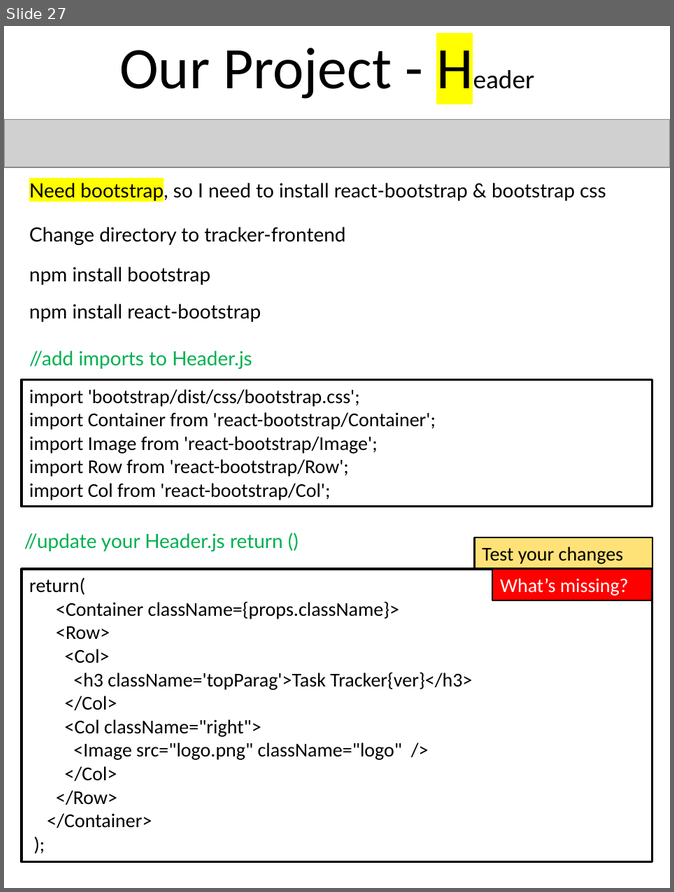
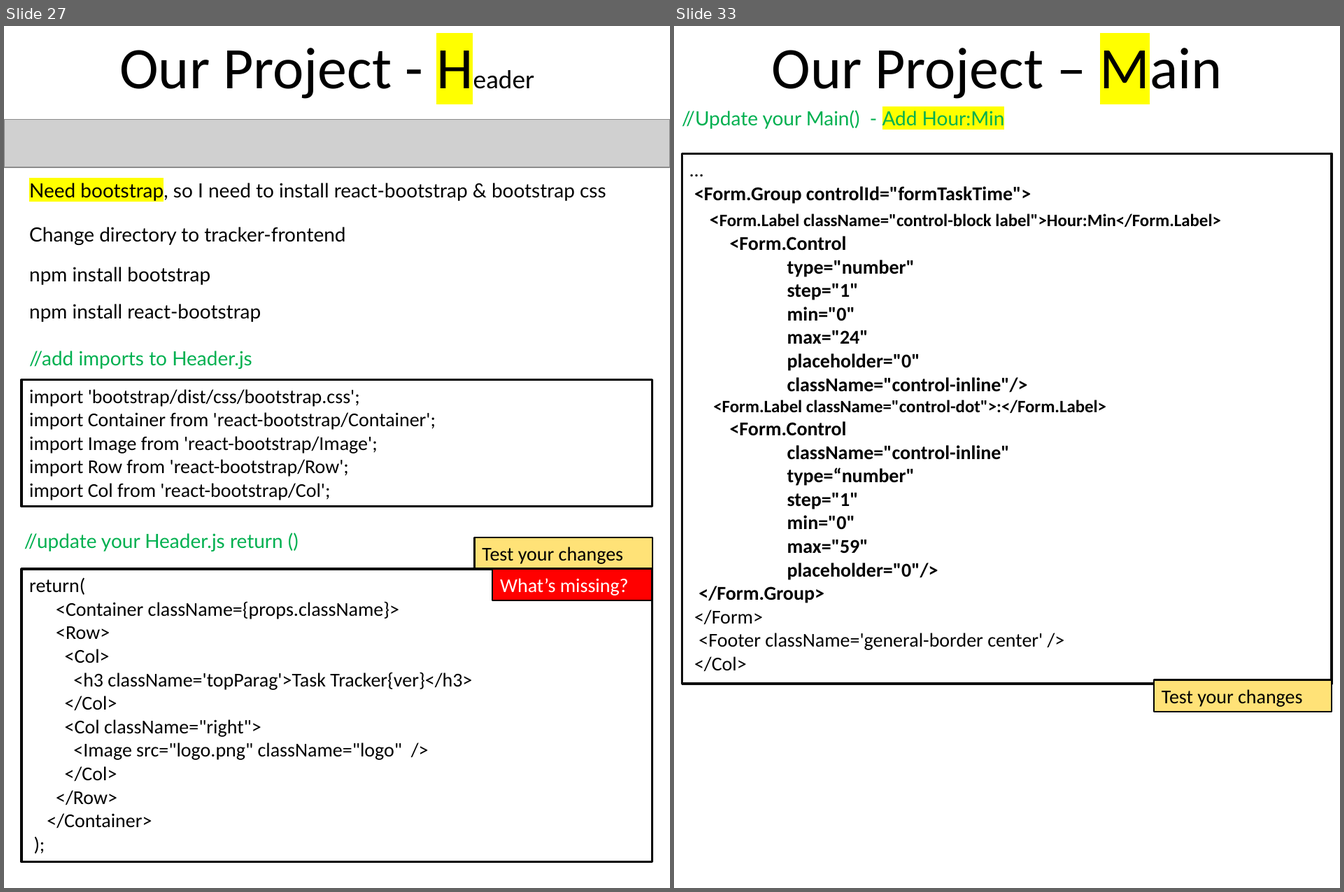
Before and after one commit to scorpion0511/mytracker, a slide deck: doc/React.pptx. Shown side by side, each under a label of ours: slide 27 before the commit, slides 27 and 33 after it; the slides between them are not shown. The pictures are 674x892 and 1344x892 pixels, drawn with LibreOffice and Linux fonts; fonts in the diff are those of the drawing; grey boxes stand for pictures. Boxes give left, top, right and bottom in pixels: in the first picture for what was removed or moved away, otherwise in the second. Text is boxed around its words. In the diff, an @@ line names an element or a change of style, - is before the commit and + after.

```diff
--- a/doc/React.pptx
+++ b/doc/React.pptx
@@ slide 33 added at (674,26,1340,888), background #FFFFFF @@
@@ text added at (771,40,1223,102), 54 pt, text #000000 @@
+Our Project – Main
@@ text added at (682,109,1005,130), 18 pt, text #00B050 @@
+//Update your Main() - Add Hour:Min
@@ rectangle added at (682,154,1332,685), outline #0D0D0D 2.25 pt, 18 pt, text #000000, bold @@
+…
+<Form.Group controlId="formTaskTime">
+<Form.Label className="control-block label">Hour:Min</Form.Label>
+<Form.Control
+type="number"
+step="1"
+min="0"
+max="24"
+placeholder="0"
+className="control-inline"/>
+<Form.Label className="control-dot">:</Form.Label>
+<Form.Control
+className="control-inline"
+type=“number"
+step="1"
+min="0"
+max="59"
+placeholder="0"/>
+</Form.Group>
+</Form>
+<Footer className='general-border center' />
+</Col>
@@ rectangle added at (1153,680,1332,711), fill #FFE277, outline #000000 1.5 pt, 18 pt, text #000000 @@
+Test your changes
```
Also in this commit, not shown: 2 slides changed, 6 other slides added.
